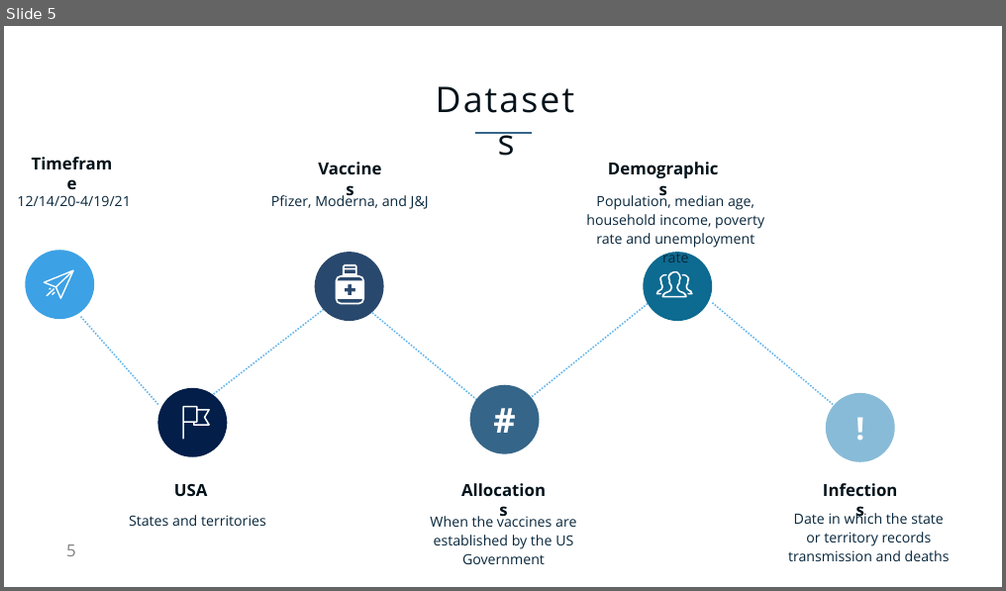
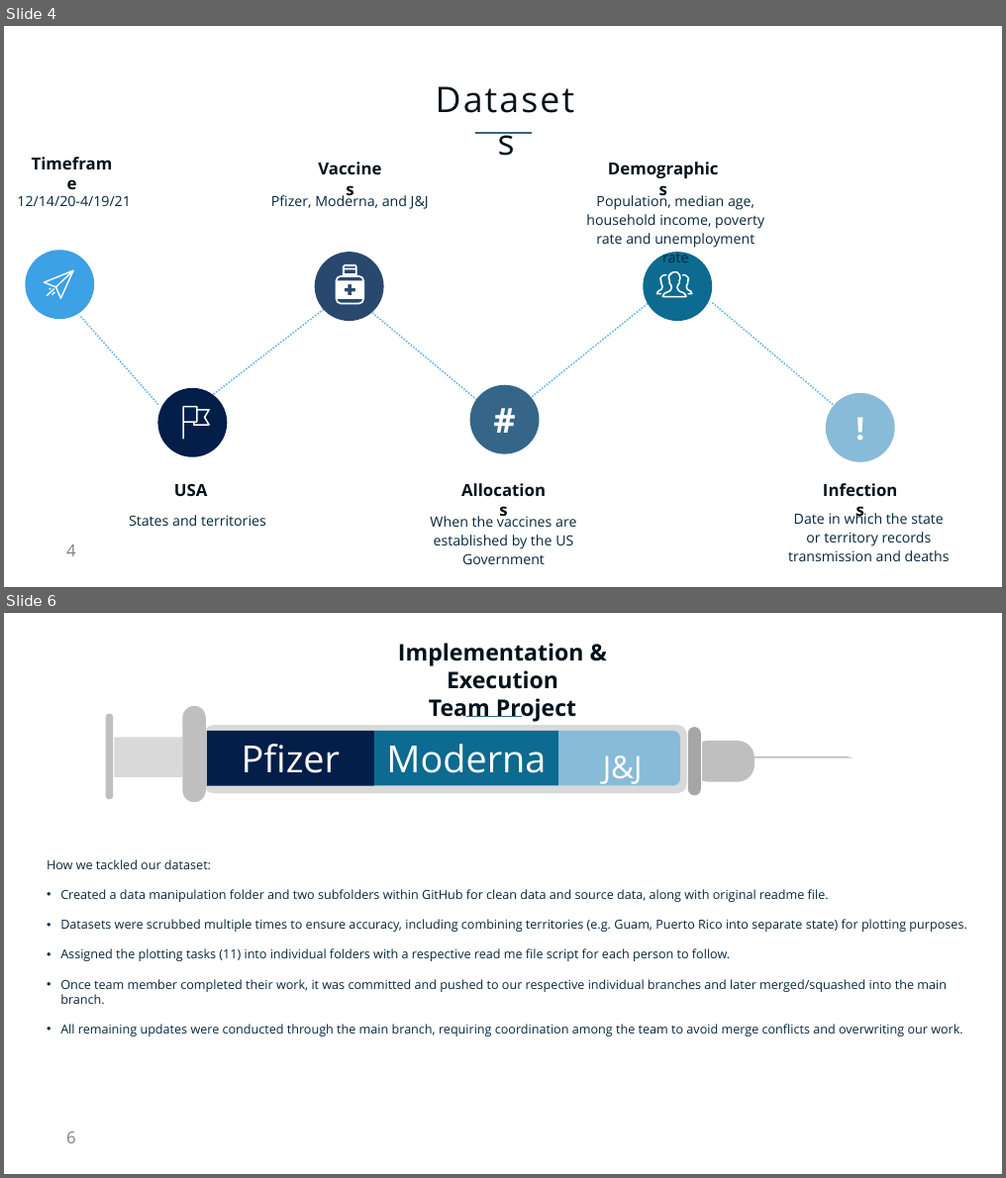
Before and after one commit to NicoleLund/covid_vaccine_availability, a slide deck: presentation/Project_one.pptx. Shown one above the other, each under a label of ours: slide 5 before the commit, slides 4 and 6 after it; the slides between them are not shown. The pictures are 1006x591 and 1006x1178 pixels, drawn with LibreOffice and Linux fonts; fonts in the diff are those of the drawing. Boxes give left, top, right and bottom in pixels: in the first picture for what was removed or moved away, otherwise in the second. Text is boxed around its words. In the diff, an @@ line names an element or a change of style, - is before the commit and + after.

```diff
--- a/presentation/Project_one.pptx
+++ b/presentation/Project_one.pptx
@@ slide 6 added at bbox=[4, 613, 1002, 1174], background #FFFFFF; not listed: 1 template element that a slide beside it also shows @@
@@ text added at bbox=[398, 643, 584, 722], 44 pt, text #03121A, bold @@
+Implementation & Execution
+Team Project
@@ rounded rectangle added at bbox=[105, 714, 113, 799], fill #BFBFBF @@
@@ rounded rectangle added at bbox=[182, 706, 206, 802], fill #BFBFBF @@
@@ rounded rectangle added at bbox=[204, 725, 687, 793], fill #D9D9D9 @@
@@ rectangle added at bbox=[207, 731, 374, 786], fill #021E49, 72 pt, text #FFFFFF @@
+Pfizer
@@ rectangle added at bbox=[374, 731, 558, 786], fill #0D6A90, 72 pt, text #FFFFFF @@
+Moderna
@@ line added from (466, 716) to (522, 716), #356689 3.6 pt @@
@@ round same rect added at bbox=[558, 731, 680, 786], fill #88BBD7, 60 pt, text #FFFFFF @@
+J&J
@@ rounded rectangle added at bbox=[688, 727, 701, 795], fill #A6A6A6 @@
@@ rectangle added at bbox=[114, 738, 182, 777], fill #D9D9D9 @@
@@ freeform shape added at bbox=[702, 741, 754, 782], fill #BFBFBF @@
@@ freeform shape added at bbox=[743, 757, 853, 759], fill #BFBFBF @@
@@ text added at bbox=[47, 860, 966, 1037], 24 pt, text #08273C @@
+How we tackled our dataset:
+• Created a data manipulation folder and two subfolders within GitHub for clean data and source data, along with original readme file.
+• Datasets were scrubbed multiple times to ensure accuracy, including combining territories (e.g. Guam, Puerto Rico into separate state) for plotting purposes.
+• Assigned the plotting tasks (11) into individual folders with a respective read me file script for each person to follow.
+• Once team member completed their work, it was committed and pushed to our respective individual branches and later merged/squashed into the main branch.
+• All remaining updates were conducted through the main branch, requiring coordination among the team to avoid merge conflicts and overwriting our work.
@@ freeform shape added at bbox=[976, 855, 976, 855], fill #9ED0F2 @@
@@ what was slide 5 is now slide 4 @@
@@ page number at bbox=[66, 545, 76, 557]: text changed @@
-5
+4
```
Also in this commit, not shown: 12 slides changed, 3 slides removed.
